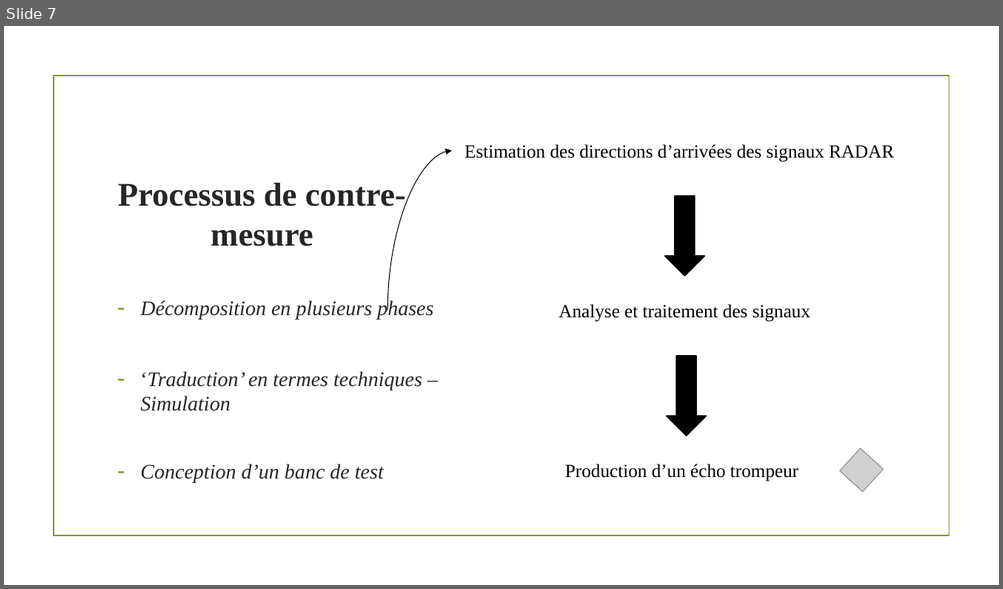
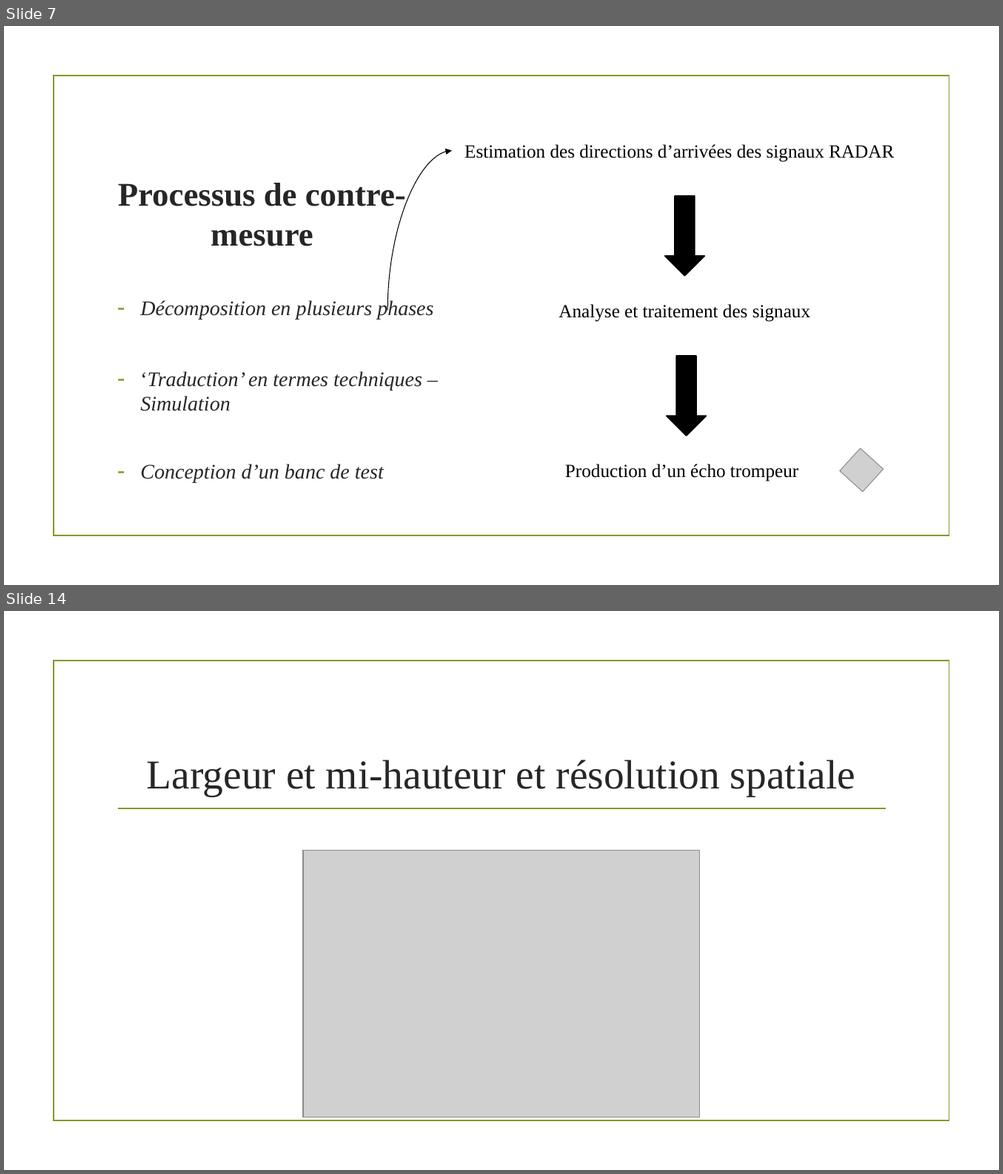
Before and after one commit to MaxENSTAB/Stage2A, a slide deck: Soutenance.pptx. Shown one above the other, each under a label of ours: slide 7 before the commit, slides 7 and 14 after it; the slides between them are not shown. The pictures are 1003x589 and 1003x1174 pixels, drawn with LibreOffice and Linux fonts; fonts in the diff are those of the drawing; grey boxes stand for pictures; background and template pictures are left out. Boxes give left, top, right and bottom in pixels: in the first picture for what was removed or moved away, otherwise in the second. Text is boxed around its words. In the diff, an @@ line names an element or a change of style, - is before the commit and + after.

```diff
--- a/Soutenance.pptx
+++ b/Soutenance.pptx
@@ slide 14 added at (x1=4, y1=611, x2=999, y2=1170), background picture (left out); not listed: 1 template element that a slide beside it also shows @@
@@ title added at (x1=147, y1=760, x2=855, y2=796), 39.6 pt, text #262626 @@
+Largeur et mi-hauteur et résolution spatiale
@@ line added from (118, 809) to (885, 809), #83992A 1.25 pt @@
@@ picture added at (x1=303, y1=851, x2=700, y2=1118) @@
```
Also in this commit, not shown: 8 other slides added.
